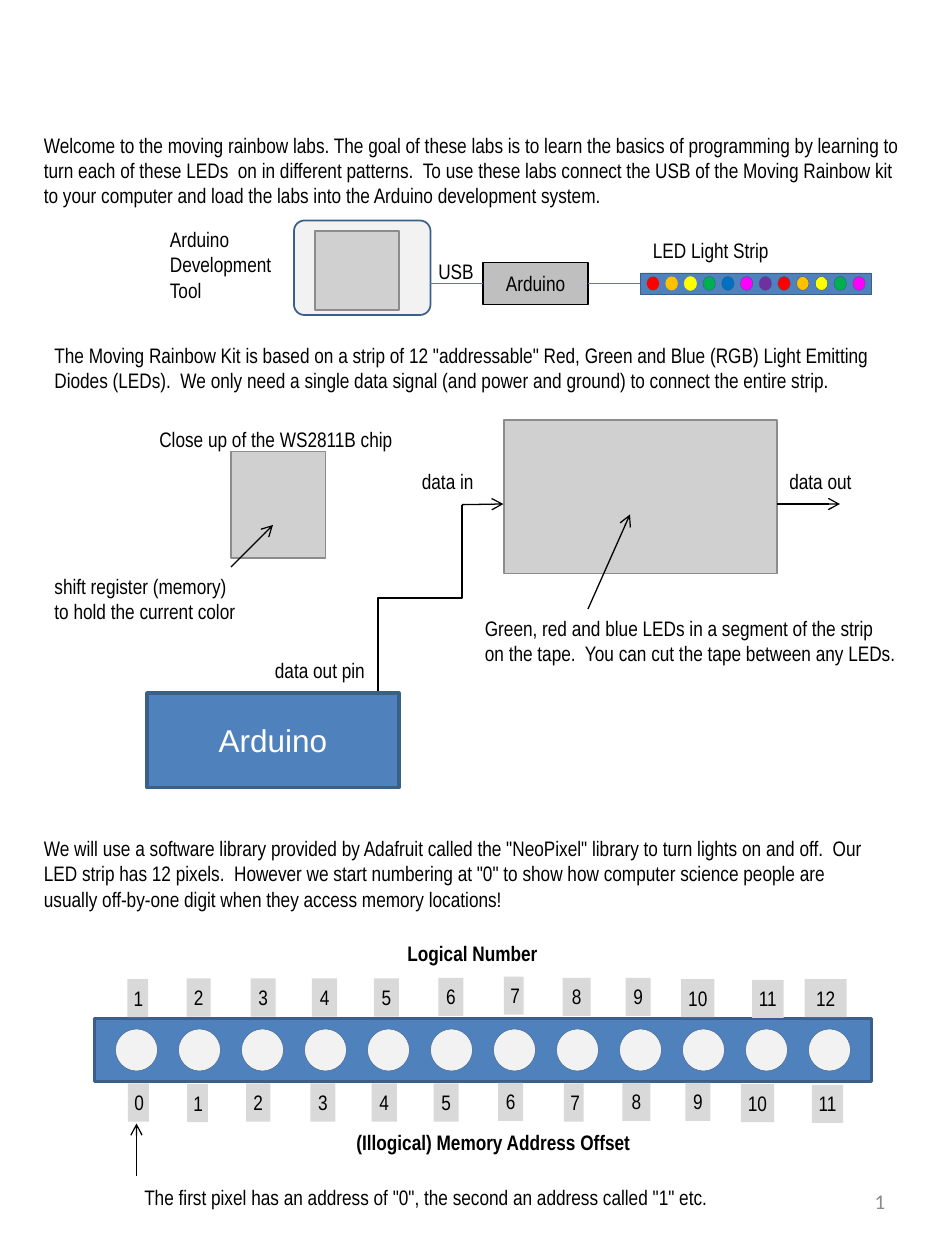
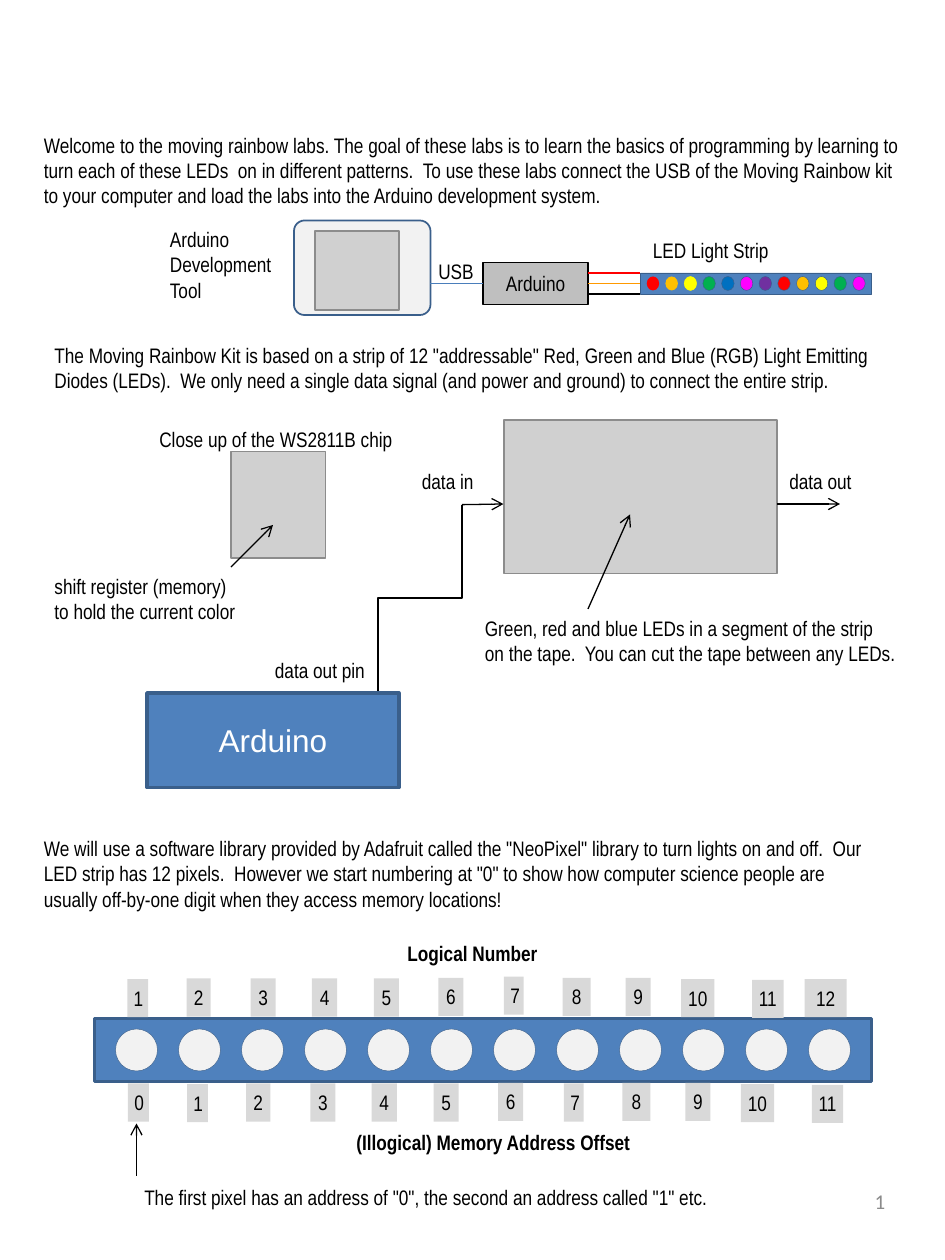
Before and after one commit to dmccreary/moving-rainbow, a slide deck: slide 1 of guide/Moving_Rainbow_Lab_Guide.pptx. Drawn at 945x1260 pixels with LibreOffice and Linux fonts; fonts in the diff are those of the drawing; grey boxes stand for pictures; background and template pictures are left out. Boxes give left, top, right and bottom in pixels: in the first picture for what was removed or moved away, otherwise in the second. Text is boxed around its words. In the diff, an @@ line names an element or a change of style, - is before the commit and + after.

```diff
--- a/guide/Moving_Rainbow_Lab_Guide.pptx
+++ b/guide/Moving_Rainbow_Lab_Guide.pptx
@@ line (588, 284) - (640, 284): stroke #4B7EBC 0.75 pt to #FF9900 0.75 pt @@
@@ line added from (588, 273) to (640, 273), #FF0000 0.75 pt @@
@@ line added from (588, 294) to (640, 294), #000000 0.75 pt @@
```
Also in this commit, not shown: 4 other files.
